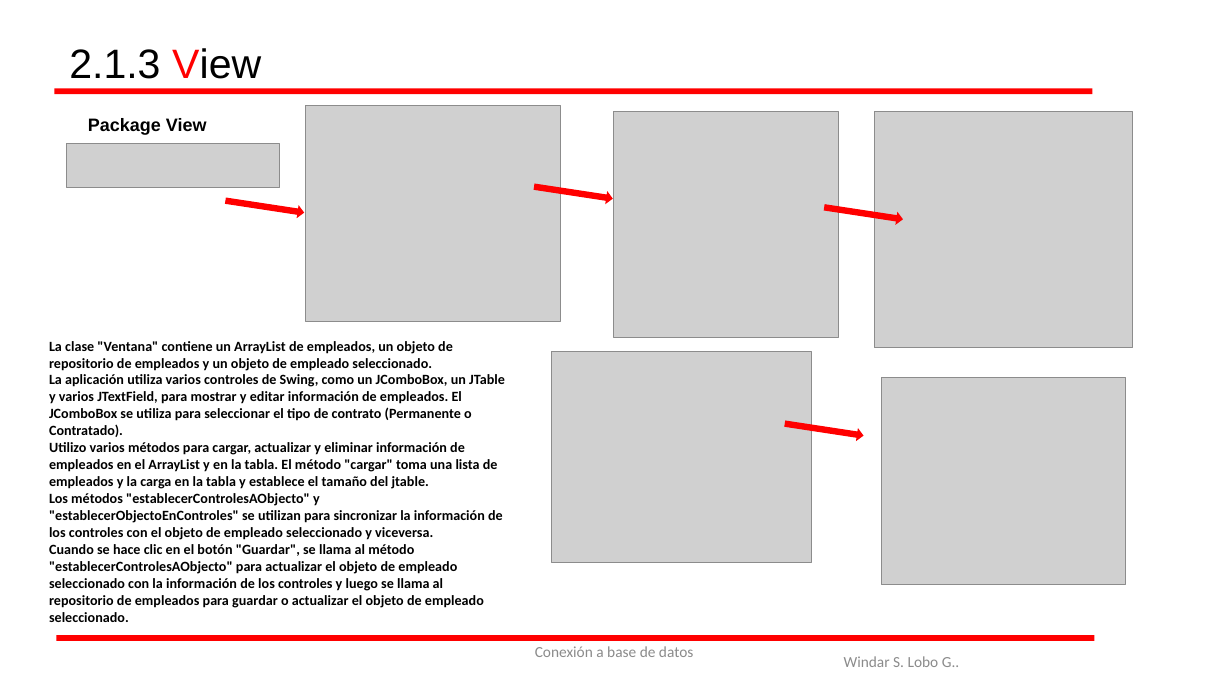
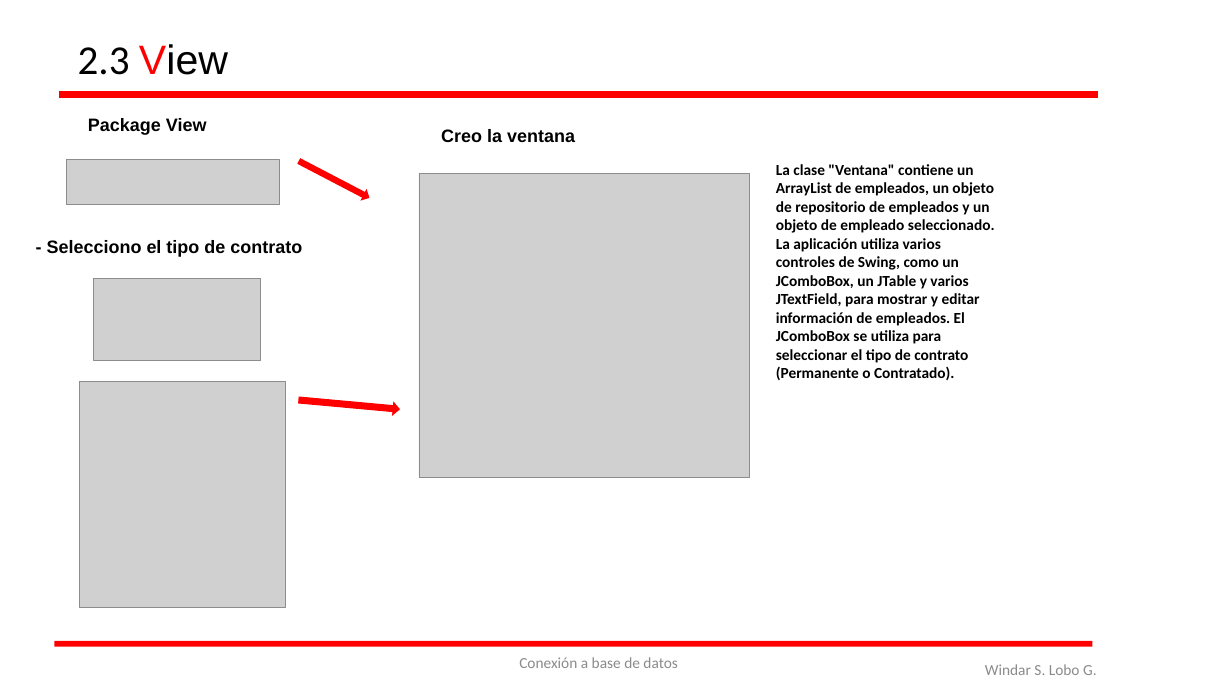
Before and after one commit to WindaLobo/Programacion, a slide deck: slide 14 of Programacion_3_Evaluacion/ConexionSql/BaseDeDatos.pptx (slide 10 before the commit). Drawn at 1232x693 pixels with LibreOffice and Linux fonts; fonts in the diff are those of the drawing; grey boxes stand for pictures. Boxes give left, top, right and bottom in pixels: in the first picture for what was removed or moved away, otherwise in the second. Text is boxed around its words. In the diff, an @@ line names an element or a change of style, - is before the commit and + after.

Commit message:
Actualizar

```diff
--- a/Programacion_3_Evaluacion/ConexionSql/BaseDeDatos.pptx
+++ b/Programacion_3_Evaluacion/ConexionSql/BaseDeDatos.pptx
@@ text at box(78, 44, 228, 75): text changed @@
-2.1.3 View
+2.3 View
@@ rectangle: place and size @@
-rectangle at box(55, 89, 1092, 94)
+rectangle at box(59, 91, 1097, 97)
@@ rectangle at box(59, 91, 1097, 97): outline none to #FF0000 1 pt @@
@@ picture removed at box(306, 105, 561, 321) @@
@@ picture removed at box(614, 112, 838, 337) @@
@@ picture removed at box(874, 112, 1133, 348) @@
@@ text added at box(441, 129, 575, 142), 14 pt, text #000000, bold @@
+Creo la ventana
@@ picture: place and size @@
-picture at box(67, 143, 279, 188)
+picture at box(67, 160, 279, 204)
@@ right arrow at box(297, 157, 371, 202): rotation 8 to 27 degrees @@
@@ picture added at box(419, 174, 750, 479) @@
@@ text added at box(776, 164, 995, 380), 12 pt, text #000000, bold @@
+La clase "Ventana" contiene un ArrayList de empleados, un objeto de repositorio de empleados y un objeto de empleado seleccionado.
+La aplicación utiliza varios controles de Swing, como un JComboBox, un JTable y varios JTextField, para mostrar y editar información de empleados. El JComboBox se utiliza para seleccionar el tipo de contrato (Permanente o Contratado).
@@ right arrow removed at box(534, 182, 613, 204) @@
@@ right arrow removed at box(824, 202, 903, 224) @@
@@ text added at box(47, 240, 302, 257), 14 pt, text #000000, bold @@
+- Selecciono el tipo de contrato
@@ picture added at box(93, 278, 261, 360) @@
@@ text removed at box(49, 341, 505, 622) @@
-La clase "Ventana" contiene un ArrayList de empleados, un objeto de repositorio de empleados y un objeto de empleado seleccionado.
-La aplicación utiliza varios controles de Swing, como un JComboBox, un JTable y varios JTextField, para mostrar y editar información de empleados. El JComboBox se utiliza para seleccionar el tipo de contrato (Permanente o Contratado).
-Utilizo varios métodos para cargar, actualizar y eliminar información de empleados en el ArrayList y en la tabla. El método "cargar" toma una lista de empleados y la carga en la tabla y establece el tamaño del jtable.
-Los métodos "establecerControlesAObjecto" y "establecerObjectoEnControles" se utilizan para sincronizar la información de los controles con el objeto de empleado seleccionado y viceversa.
-Cuando se hace clic en el botón "Guardar", se llama al método "establecerControlesAObjecto" para actualizar el objeto de empleado seleccionado con la información de los controles y luego se llama al repositorio de empleados para guardar o actualizar el objeto de empleado seleccionado.
@@ picture removed at box(551, 351, 811, 562) @@
@@ picture added at box(79, 382, 285, 607) @@
@@ picture removed at box(882, 377, 1126, 585) @@
@@ right arrow at box(298, 395, 400, 415): rotation 8 to 5 degrees @@
@@ rectangle: place and size @@
-rectangle at box(56, 635, 1094, 640)
+rectangle at box(55, 640, 1092, 646)
@@ text "Conexión a base de datos": place and size @@
-text "Conexión a base de datos" at box(535, 646, 693, 657)
+text "Conexión a base de datos" at box(519, 657, 677, 668)
@@ text at box(985, 664, 1097, 675): text changed @@
-Windar S. Lobo G..
+Windar S. Lobo G.
```
Also in this commit, not shown: 7 other slides changed, 8 slides added, 1 slide removed.
